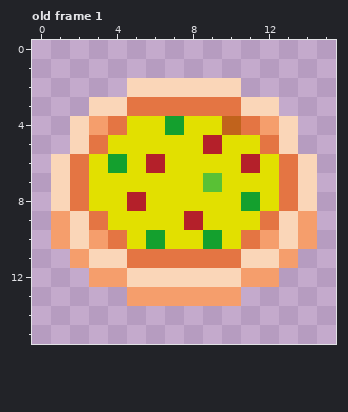
Two states of a pixel-art file, sprites/mixed_pizza_big.aseprite. Above: the version before the commit.
16x16 pixels, 1 frame. Shown: old frame 1. The commit also changed other frames, which this record leaves out.
And afterwards:
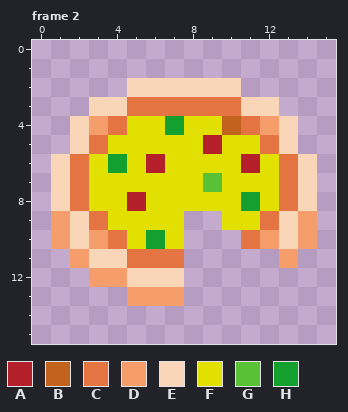
Palette (. is transparent): A #b4202a  B #c1631c  C #e47543  D #f59e6c  E #fad6b8  F #e2e000  G #59c135  H #14a02e
A new or re-ordered frame is compared with the old frame closest to it.
The commit says: animated pizzas
Diff:
frames 1 -> 5
Frame 2 is new; against old frame 1:
y 9: x 8..9 AF -> ..
y 10: x 8..10 FHF -> ...
y 11: x 8..12 CCCEE -> .....
y 12: x 8..12 EEEDD -> .....
y 13: x 8..10 DDD -> ...
Boxes around the changes in both pictures, in picture pixels (x1, y1, x2, y2):
erased: (184, 211, 279, 306)
